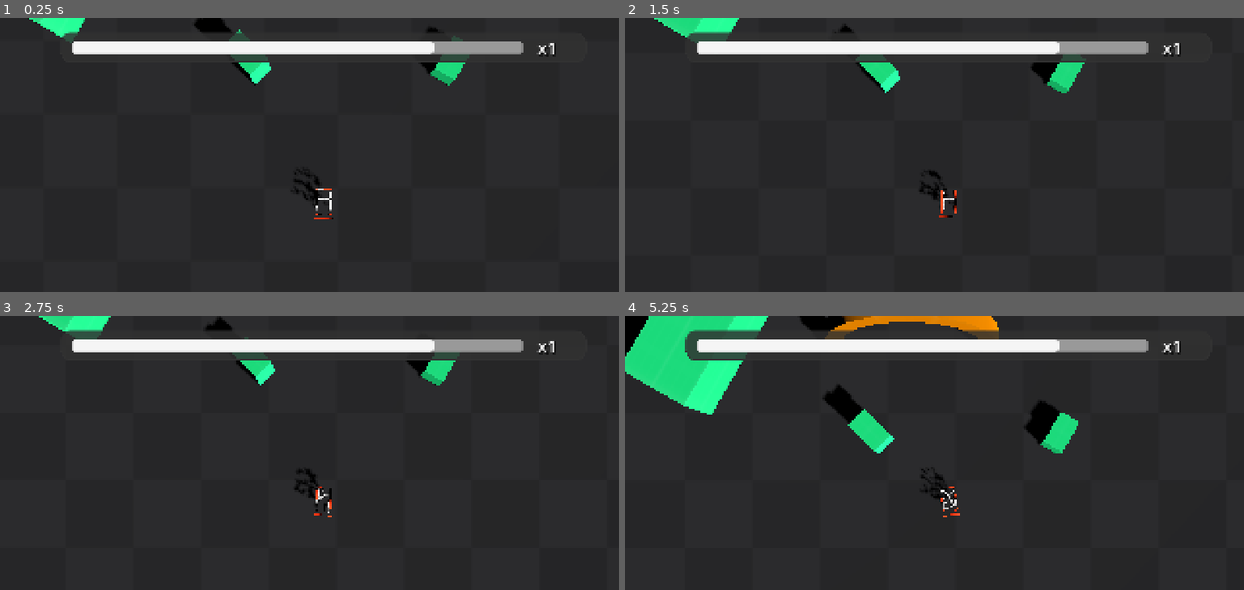
Above: before the commit, frames 1-4 (two rows, left to right).
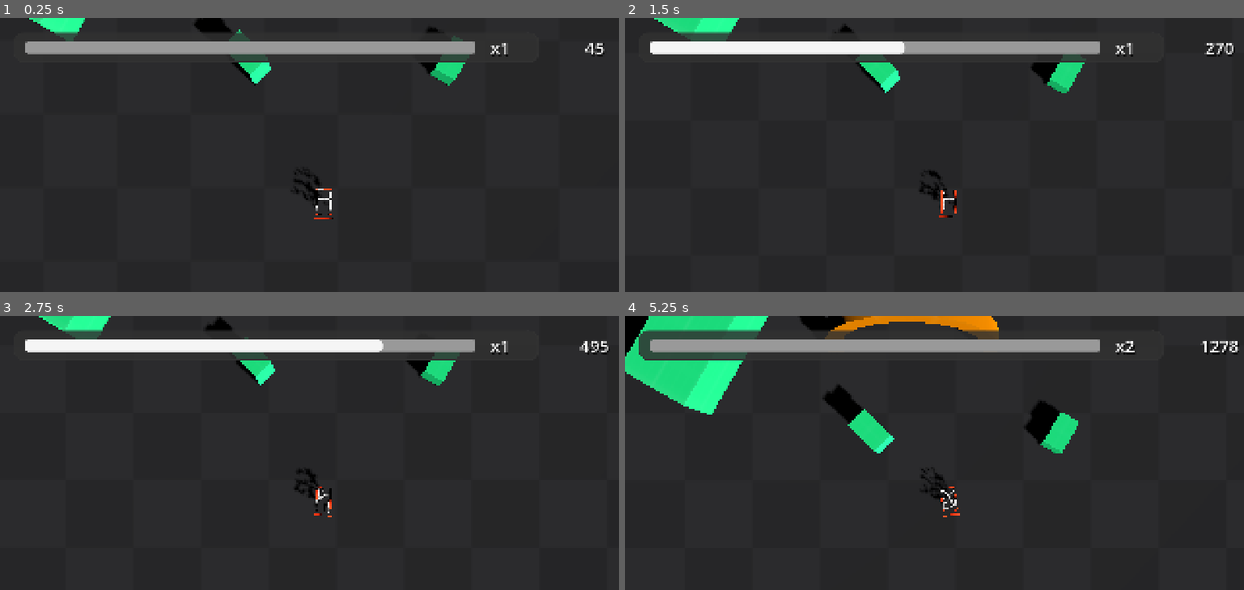
Above: after the commit, the same moments.

Repository: Blueturret/Kart_Drifting_Game
Game: Godot game, scene res://Scenes/main.tscn
Two runs of this game, one before a commit and one after it. Both use one fixed random seed, a clock stepped at 60 frames per second and the inputs below.
Inputs:
- Up to frame 1 (0.25 s): no input
- Up to frame 2 (1.5 s): hold D (TurnRight) 0.53-1.28 s; hold Space (Drift) 0.53-1.28 s; hold A (TurnLeft) from 1.28 s (still down); tap S (Decelerate) at 1.35 s
- Up to frame 3 (2.75 s): tap Space (Drift) at 1.55 s; release A (TurnLeft) at 2.03 s; hold D (TurnRight) from 2.03 s (still down); hold Space (Drift) from 2.03 s (still down)
- Up to frame 4 (5.25 s): release D (TurnRight) at 2.78 s; release Space (Drift) at 2.78 s; hold W (Accelerate) 2.78-3.53 s; tap Space (Drift) at 2.85, 3.8, 4.35 s; hold S (Decelerate) 3.53-4.28 s; hold A (TurnLeft) from 3.53 s (still down); hold Space (Drift) from 5.03 s (still down)

The runs differ from the first frame. In frame 1, 3.7% of the frame differs, in the area x 4-98%, y 5-15%; in frame 2, 2.2%; in frame 3, 1.3%; in frame 4, 4.3%, in the area x 2-100%, y 5-17%.

Commit message:
Added progress bar and score functionalities

Diff:
--- a/Scenes/MultiplierBar.tscn
+++ b/Scenes/MultiplierBar.tscn
@@ -36,9 +36,9 @@
 anchors_preset = 5
 anchor_left = 0.5
 anchor_right = 0.5
-offset_left = -780.0
+offset_left = -920.0
 offset_top = 43.0
-offset_right = 780.0
+offset_right = 640.0
 offset_bottom = 133.0
 grow_horizontal = 2
 theme_override_styles/panel = SubResource("StyleBoxFlat_4sugk")
@@ -55,7 +55,8 @@
 grow_vertical = 2
 theme_override_styles/background = SubResource("StyleBoxFlat_8onh8")
 theme_override_styles/fill = SubResource("StyleBoxFlat_bhey5")
-value = 40.46
+max_value = 120.0
+step = 0.001
 exp_edit = true
 show_percentage = false
 
@@ -79,3 +80,21 @@
 text = "x1"
 horizontal_alignment = 1
 vertical_alignment = 1
+
+[node name="Score" type="Label" parent="." unique_id=412692318]
+layout_mode = 1
+anchors_preset = 1
+anchor_left = 1.0
+anchor_right = 1.0
+offset_left = -228.0
+offset_top = 51.0
+offset_right = -85.0
+offset_bottom = 126.0
+grow_horizontal = 0
+theme_override_colors/font_shadow_color = Color(0, 0, 0, 1)
+theme_override_constants/shadow_offset_x = 4
+theme_override_constants/shadow_offset_y = 4
+theme_override_font_sizes/font_size = 50
+text = "00000"
+horizontal_alignment = 1
+vertical_alignment = 1
--- a/Scripts/multiplierBar.gd
+++ b/Scripts/multiplierBar.gd
@@ -1,11 +1,43 @@
 extends Control
 
+# References
+@onready var kart: RigidBody3D = $"../Kart"
+@onready var progressBar: ProgressBar = $Panel/ProgressBar
+@onready var multiplierLabel: Label = $Panel/Multiplier
+@onready var scoreLabel: Label = $Score
 
-# Called when the node enters the scene tree for the first time.
-func _ready() -> void:
-	pass # Replace with function body.
-
+@export var triggerIncrement := 10
+@export var progressBarIdleIncrement := 0.015
+@export var scoreIdleIncrement := 3
+var score := 0
+var scoreMultiplier := 1
+var maxMultiplierValue := 32
 
 # Called every frame. 'delta' is the elapsed time since the previous frame.
-func _process(delta: float) -> void:
-	pass
+func _process(_delta: float) -> void:
+
+	var kartVelocity = kart.global_basis.z.dot(kart.linear_velocity)
+	var kartSpeedRatio = kartVelocity / kart.maxSpeed
+
+	# Progress bar indle increment
+	progressBar.value += progressBarIdleIncrement * kartSpeedRatio
+	score += scoreIdleIncrement * scoreMultiplier
+	scoreLabel.text = str(score)
+
+	# Increment when passing through arch trigger
+	if(Input.is_action_just_pressed("Drift")):
+		AddToScore(15)
+
+	if(progressBar.value >= 100.0):
+		progressBar.value = 0
+		score += 300
+
+		if(scoreMultiplier < maxMultiplierValue):
+
+			scoreMultiplier *= 2
+			multiplierLabel.text = "x" + str(scoreMultiplier)
+
+## Add an integer value to the progress bar
+func AddToScore(toAdd : int):
+
+	progressBar.value += toAdd
